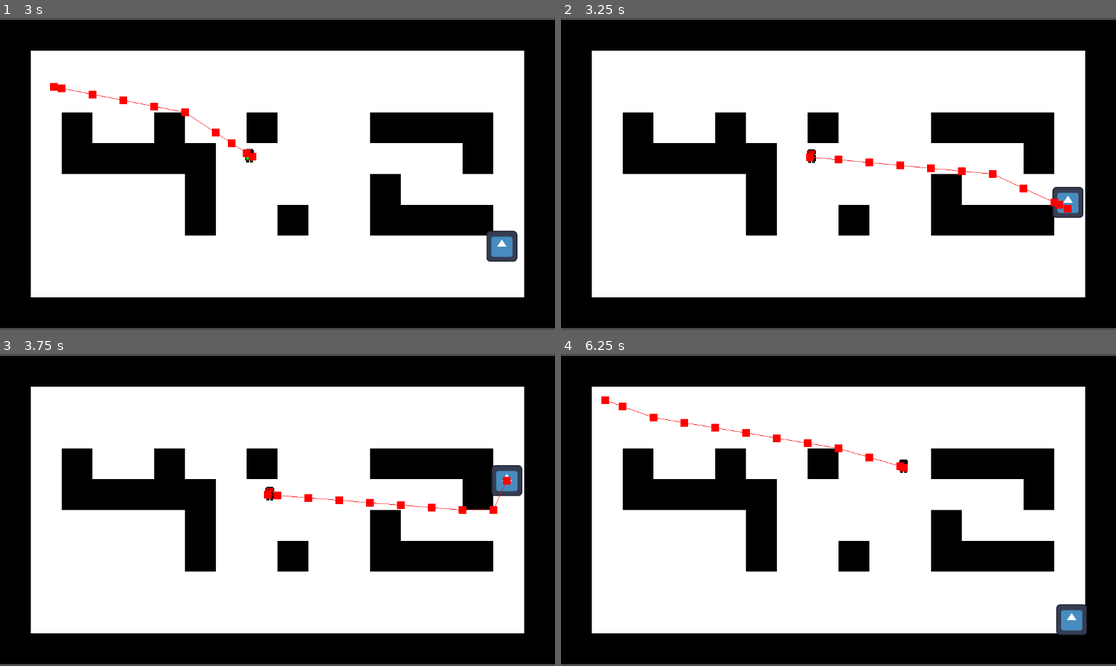
Above: before the commit, frames 1-4 (two rows, left to right).
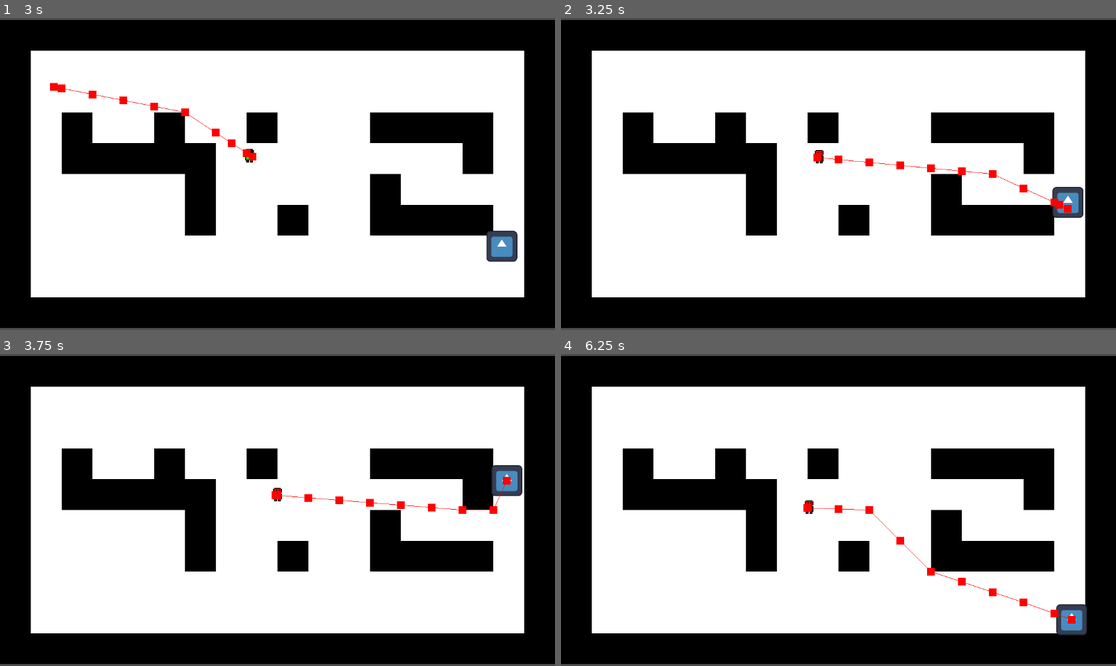
Above: after the commit, the same moments.

Repository: LegoMaster7001/fargo-game-jam-2025
Game: Godot game, scene res://Scenes/Game.tscn
Two runs of this game, one before a commit and one after it. Both use one fixed random seed, a clock stepped at 60 frames per second and the inputs below. The engine's default icon, where the game draws it, is replaced by a stand-in: a white triangle on a blue panel in a dark square.
Inputs:
- Up to frame 1 (3 s): tap Enter at 0.5 s; hold Right (ui_right) 0.53-1.28 s; hold Space (action) 0.53-1.28 s; hold Down (ui_down) 1.28-2.03 s; tap Space (action) at 1.35, 2.85 s; hold Right (ui_right) 2.03-2.78 s; hold Space (action) 2.03-2.78 s; hold Up (ui_up) from 2.78 s (still down)
- Up to frame 2 (3.25 s): keep holding Up (ui_up)
- Up to frame 3 (3.75 s): release Up (ui_up) at 3.53 s; hold Left (ui_left) from 3.53 s (still down); hold Space (action) from 3.53 s (still down)
- Up to frame 4 (6.25 s): tap T (debug_flip_role, bound only after the commit) at 4.15 s; release Space (action) at 4.28 s; tap Space (action) at 4.35, 5.85 s; release Left (ui_left) at 5.03 s; hold Down (ui_down) 5.03-5.78 s; hold Space (action) 5.03-5.78 s; hold Right (ui_right) from 5.78 s (still down)

Frame 1 is identical in both runs. In frame 2, 0.1% of the frame differs, in the area x 44-76%, y 42-50%; in frame 3, 0.1%; in frame 4, 1.1%, in the area x 7-93%, y 13-87%.

Commit message:
add role flip button, smol refactor

Diff:
--- a/Scenes/Game.tscn
+++ b/Scenes/Game.tscn
@@ -33,7 +33,8 @@
 tile_map_data = PackedByteArray("AAD8//z/AQAAAAAAAAD8//3/AQAAAAAAAAD8//7/AQABAAAAAAD8////AQABAAAAAAD8/wAAAQAAAAAAAAD8/w …(2800 unchanged characters)…
 tile_set = SubResource("TileSet_kldst")
 
-[node name="Player" parent="." node_paths=PackedStringArray("groundies_area") instance=ExtResource("2_j5yw3")]
+[node name="Player" parent="." node_paths=PackedStringArray("enemy", "groundies_area") instance=ExtResource("2_j5yw3")]
+enemy = NodePath("../Enemy")
 groundies_area = NodePath("../GroundiesArea")
 
 [node name="Camera2D" type="Camera2D" parent="."]
--- a/Scenes/enemy.tscn
+++ b/Scenes/enemy.tscn
@@ -25,13 +25,13 @@
 [node name="NavigationAgent2D" type="NavigationAgent2D" parent="."]
 debug_enabled = true
 
-[node name="Timer" type="Timer" parent="."]
+[node name="PathfindingTimer" type="Timer" parent="."]
 wait_time = 0.1
 autostart = true
 
-[node name="Timer2" type="Timer" parent="."]
+[node name="RoleFlipTimer" type="Timer" parent="."]
 wait_time = 3.0
 autostart = true
 
-[connection signal="timeout" from="Timer" to="." method="_on_timer_timeout"]
-[connection signal="timeout" from="Timer2" to="." method="_on_timer_2_timeout"]
+[connection signal="timeout" from="PathfindingTimer" to="." method="_on_pathfinding_timer_timeout"]
+[connection signal="timeout" from="RoleFlipTimer" to="." method="_on_role_flip_timer_timeout"]
--- a/Scripts/Player.gd
+++ b/Scripts/Player.gd
@@ -2,6 +2,7 @@
 
 const speed = 100
 
+@export var enemy: Enemy
 @export var groundies_area: GroundiesArea
 var dir : Vector2
 
@@ -16,3 +17,6 @@
 
 	if event.is_action_pressed("action"):
 		groundies_area.call_groundies()
+
+	if event.is_action_pressed("debug_flip_role"):
+		enemy.flip_role()
--- a/Scripts/enemy.gd
+++ b/Scripts/enemy.gd
@@ -6,32 +6,28 @@
 @export var player: Node2D
 @onready var nav_agent := $NavigationAgent2D as NavigationAgent2D
 @onready var initial_pos := global_position
-var test = true
+var hunted = true
 
 func _physics_process(delta: float) -> void:
 	var dir = to_local(nav_agent.get_next_path_position()).normalized()
 	velocity = dir * speed
 	move_and_slide()
-	if (test):
+	if (hunted):
 		$Sprite2D.modulate = Color(0, 1, 0)
 	else:
 		$Sprite2D.modulate = Color(1, 0, 0)
 
 func makepath():
 	nav_agent.target_position = player.global_position
-	if (test):
+	if (hunted):
 		nav_agent.target_position = -player.global_position
 
-func _on_timer_timeout():
+func flip_role():
+	hunted = !hunted
 	makepath()
 
+func _on_pathfinding_timer_timeout() -> void:
+	makepath()
 
-func _on_timer_2_timeout() -> void:
-	test = !test
-
-func _on_tag_zone_body_entered(body: Node2D) -> void:
-	print(body)
-	if(test):
-		print("You tagged me!")
-	else:
-		print("I tagged you!")
+func _on_role_flip_timer_timeout() -> void:
+	flip_role()
--- a/project.godot
+++ b/project.godot
@@ -22,3 +22,8 @@
 "events": [Object(InputEventKey,"resource_local_to_scene":false,"resource_name":"","device":-1,"window_id":0,"alt_press …(191 unchanged characters)…
 ]
 }
+debug_flip_role={
+"deadzone": 0.2,
+"events": [Object(InputEventKey,"resource_local_to_scene":false,"resource_name":"","device":-1,"window_id":0,"alt_pressed":false,"shift_pressed":false,"ctrl_pressed":false,"meta_pressed":false,"pressed":false,"keycode":0,"physical_keycode":84,"key_label":0,"unicode":116,"location":0,"echo":false,"script":null)
+]
+}
